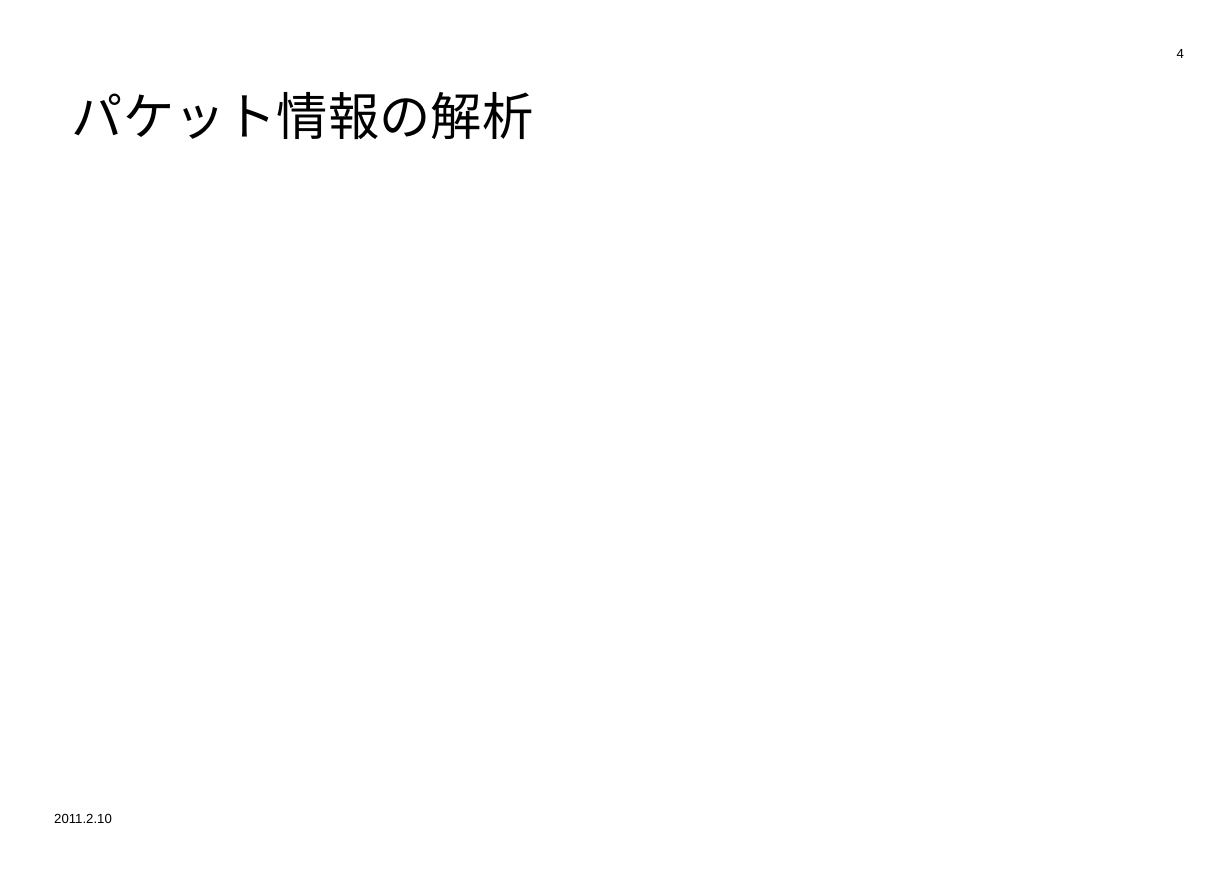
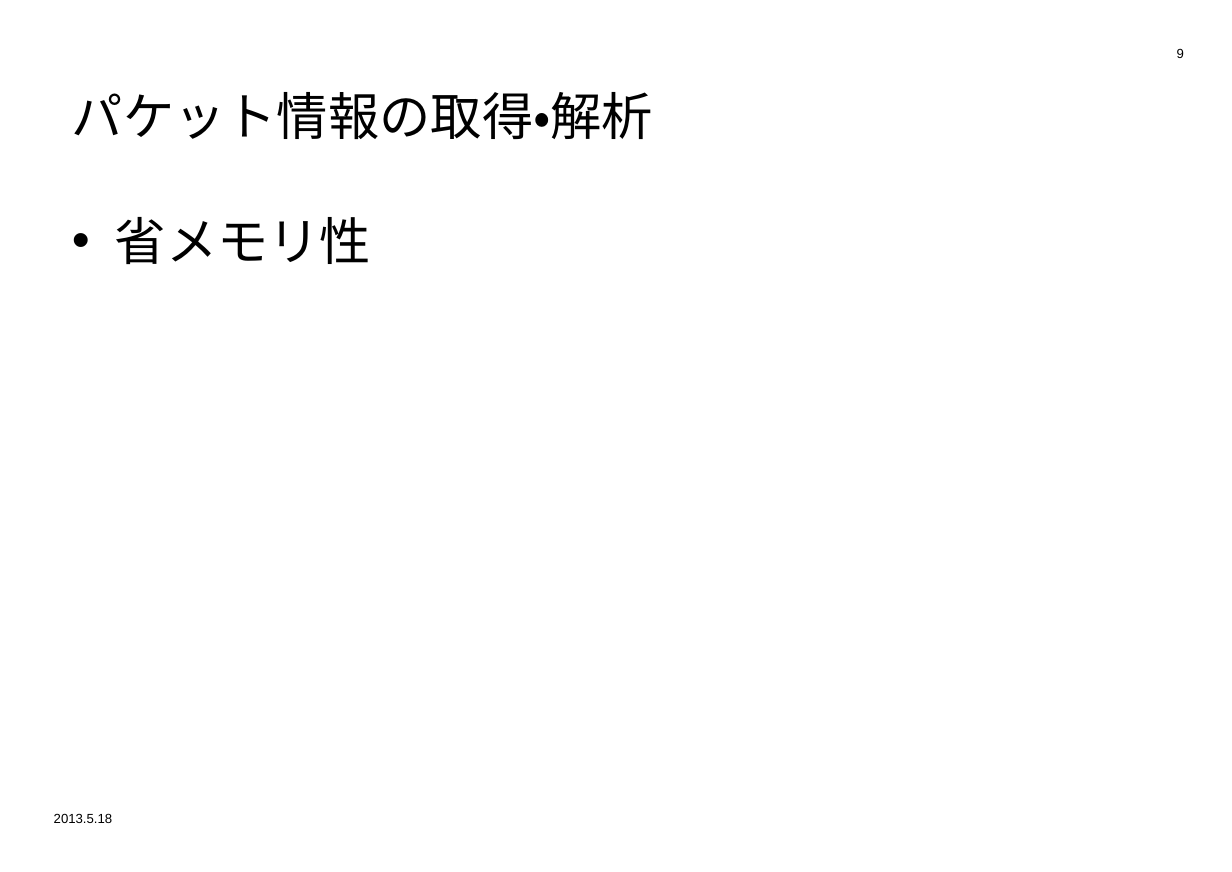
Before and after one commit to kobasemi/PacketArt, a slide deck: slide 9 of doc/PACKETRiS.ppt (slide 4 before the commit). Drawn at 1232x872 pixels with LibreOffice and Linux fonts; fonts in the diff are those of the drawing; background and template pictures are left out. Boxes give left, top, right and bottom in pixels: in the first picture for what was removed or moved away, otherwise in the second. Text is boxed around its words. In the diff, an @@ line names an element or a change of style, - is before the commit and + after.

```diff
--- a/doc/PACKETRiS.ppt
+++ b/doc/PACKETRiS.ppt
@@ page number at (1177,49,1184,58): text changed @@
-4
+9
@@ title at (72,92,653,139): text changed @@
-パケット情報の解析
+パケット情報の取得・解析
@@ text added at (115,217,371,264), 35 pt, text #000000 @@
+• 省メモリ性
@@ text at (54,813,113,823): text changed @@
-2011.2.10
+2013.5.18
```
Also in this commit, not shown: 3 other slides changed, 17 slides added, 4 slides removed.
